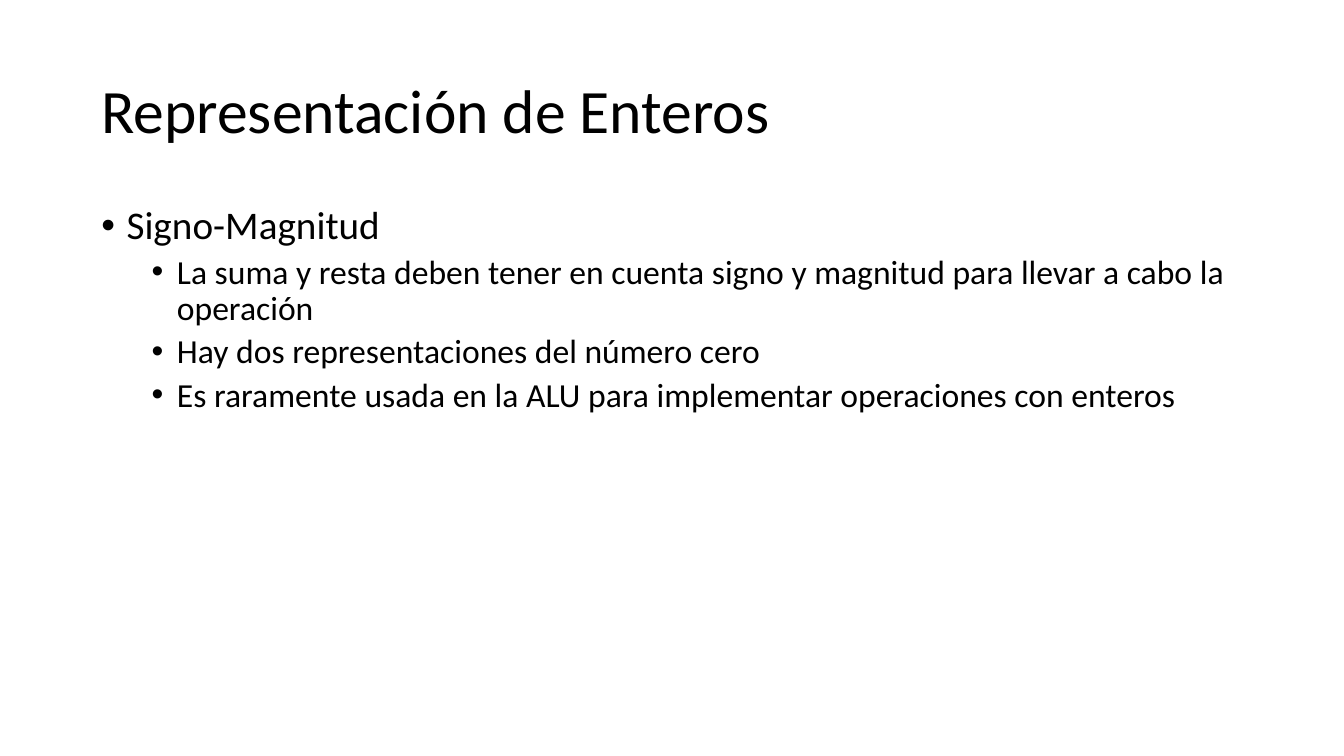
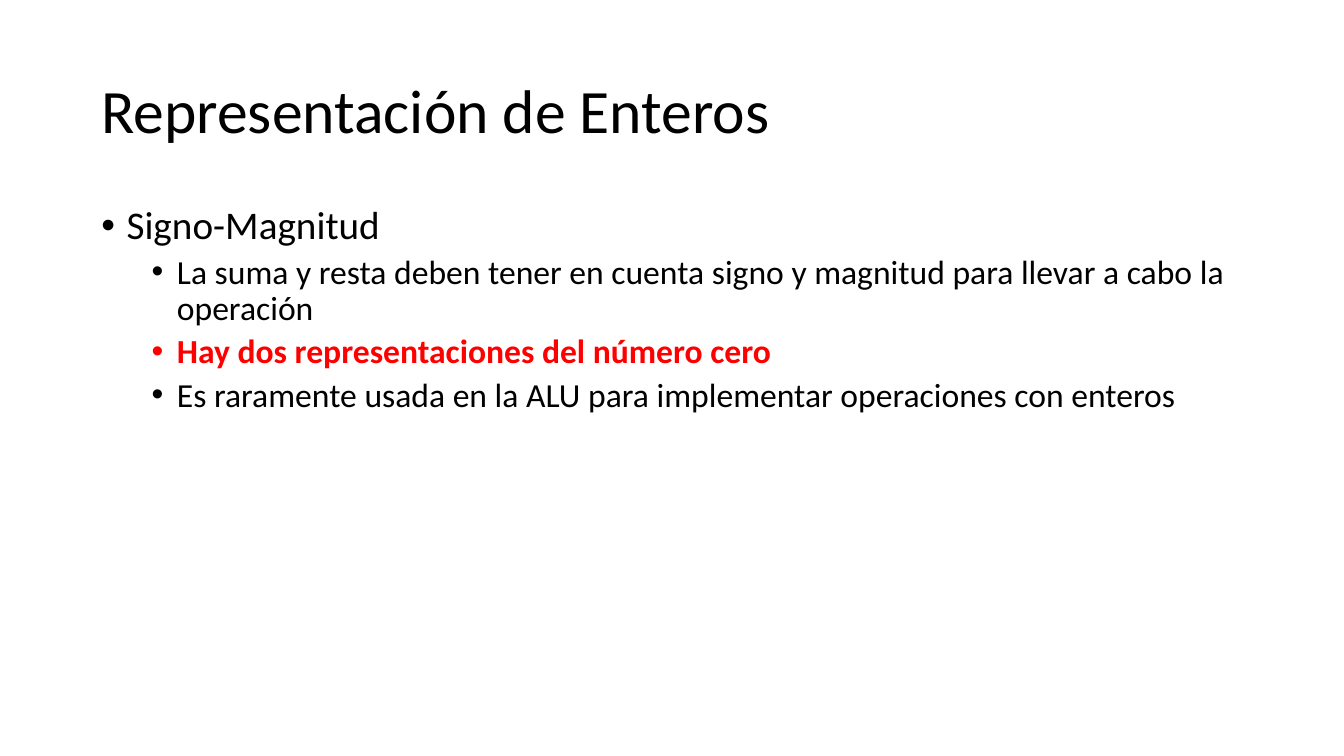
Before and after one commit to CesarLopez-Profe/Fundamentos_Programacion, a slide deck: slide 25 of Slides/2_Representacion&Conversiones.pptx. Drawn at 1344x756 pixels with LibreOffice and Linux fonts; fonts in the diff are those of the drawing; background and template pictures are left out. Boxes give left, top, right and bottom in pixels: in the first picture for what was removed or moved away, otherwise in the second. Text is boxed around its words. In the diff, an @@ line names an element or a change of style, - is before the commit and + after.

```diff
--- a/Slides/2_Representacion&Conversiones.pptx
+++ b/Slides/2_Representacion&Conversiones.pptx
@@ text at [177,339,771,369]: text colour #000000 to #FF0000, bold on in "Hay dos representaciones del número cero" @@
```
Also in this commit, not shown: 1 other slide changed.
